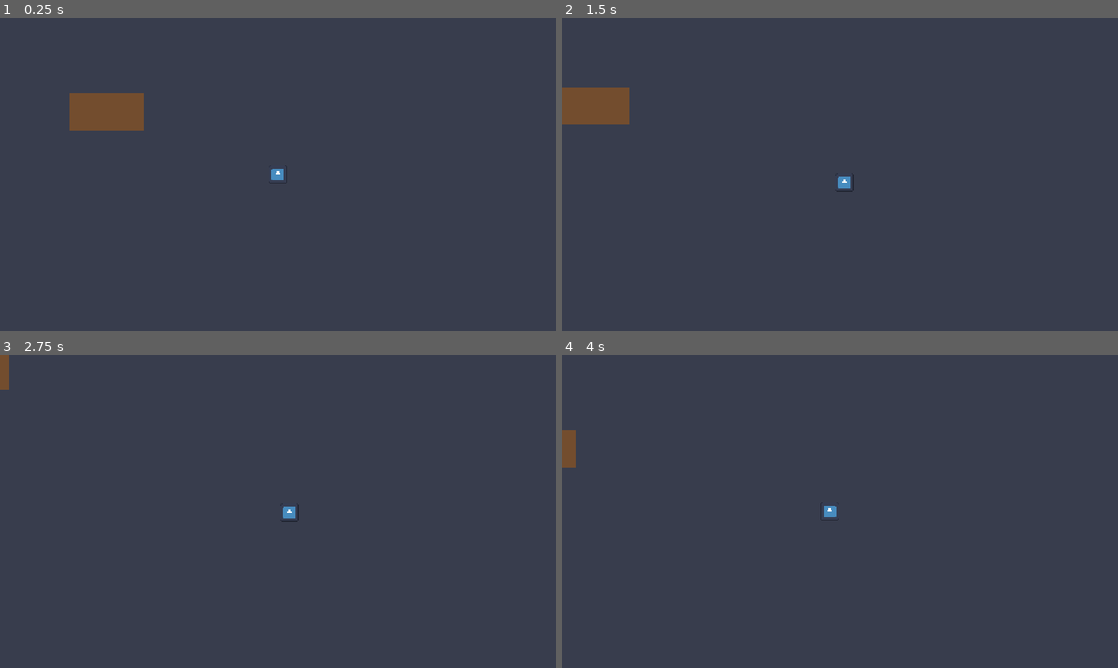
Above: before the commit, frames 1-4 (two rows, left to right).
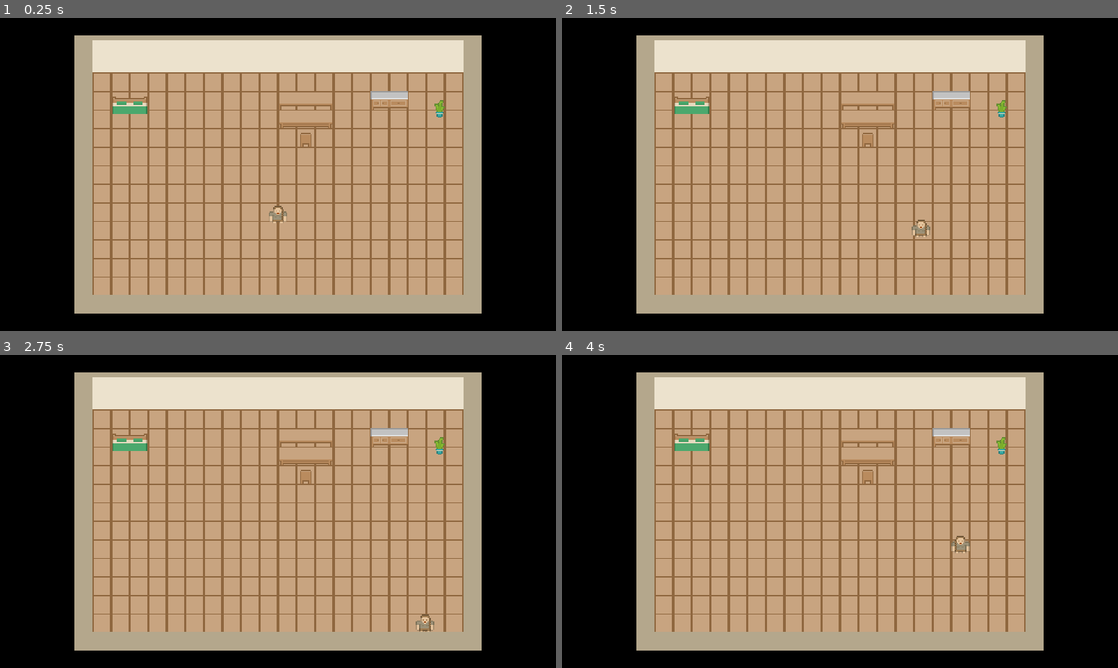
Above: after the commit, the same moments.

Repository: ddziekon/korpo-symulator
Game: Godot game, scene res://scenes/rooms/player_room.tscn
Two runs of this game, one before a commit and one after it. Both use one fixed random seed, a clock stepped at 60 frames per second and the inputs below. Before the commit the project starts from res://scenes/main.tscn. The engine's default icon, where the game draws it, is replaced by a stand-in: a white triangle on a blue panel in a dark square.
Inputs:
- Up to frame 1 (0.25 s): no input
- Up to frame 2 (1.5 s): tap Enter at 0.5 s; hold D (move_right) 0.53-1.28 s; hold S (move_down) from 1.28 s (still down)
- Up to frame 3 (2.75 s): release S (move_down) at 2.03 s; hold D (move_right) from 2.03 s (still down)
- Up to frame 4 (4 s): release D (move_right) at 2.78 s; hold W (move_up) 2.78-3.53 s; hold A (move_left) from 3.53 s (still down)

The runs differ from the first frame. In frame 1, 100% of the frame differs, in the area x 0-100%, y 0-100%; in frame 2, 100%; in frame 3, 100%; in frame 4, 100%.

Commit message:
Pokoj gracza: podloga, sciany, meble (Furniture), Y-sort, kamera wysrodkowana

Diff:
--- a/project.godot
+++ b/project.godot
@@ -11,7 +11,7 @@
 [application]
 
 config/name="Korpo_symulator"
-run/main_scene="res://scenes/main.tscn"
+run/main_scene="res://scenes/rooms/player_room.tscn"
 config/features=PackedStringArray("4.7", "Forward Plus")
 config/icon="res://icon.svg"
 
@@ -69,5 +69,6 @@
 
 rendering_device/driver.windows="d3d12"
 textures/canvas_textures/default_texture_filter=0
+environment/defaults/default_clear_color=Color(0, 0, 0, 1)
 2d/snap/snap_2d_transforms_to_pixel=true
 2d/snap/snap_2d_vertices_to_pixel=true
--- a/scenes/main.tscn
+++ /dev/null
@@ -1,56 +0,0 @@
-[gd_scene load_steps=8 format=3]
-
-[ext_resource type="PackedScene" path="res://scenes/player/player.tscn" id="1_player"]
-
-[sub_resource type="RectangleShape2D" id="RectangleShape2D_horizontal"]
-size = Vector2(960, 16)
-
-[sub_resource type="RectangleShape2D" id="RectangleShape2D_vertical"]
-size = Vector2(16, 540)
-
-[sub_resource type="RectangleShape2D" id="RectangleShape2D_obstacle"]
-size = Vector2(64, 32)
-
-[node name="Main" type="Node2D"]
-
-[node name="Floor" type="ColorRect" parent="."]
-offset_right = 960.0
-offset_bottom = 540.0
-color = Color(0.22, 0.24, 0.3, 1)
-
-[node name="ObstacleVisual" type="ColorRect" parent="."]
-offset_left = 300.0
-offset_top = 200.0
-offset_right = 364.0
-offset_bottom = 232.0
-color = Color(0.45, 0.3, 0.18, 1)
-
-[node name="Walls" type="StaticBody2D" parent="."]
-collision_mask = 0
-
-[node name="WallTop" type="CollisionShape2D" parent="Walls"]
-position = Vector2(480, -8)
-shape = SubResource("RectangleShape2D_horizontal")
-
-[node name="WallBottom" type="CollisionShape2D" parent="Walls"]
-position = Vector2(480, 548)
-shape = SubResource("RectangleShape2D_horizontal")
-
-[node name="WallLeft" type="CollisionShape2D" parent="Walls"]
-position = Vector2(-8, 270)
-shape = SubResource("RectangleShape2D_vertical")
-
-[node name="WallRight" type="CollisionShape2D" parent="Walls"]
-position = Vector2(968, 270)
-shape = SubResource("RectangleShape2D_vertical")
-
-[node name="ObstacleShape" type="CollisionShape2D" parent="Walls"]
-position = Vector2(332, 216)
-shape = SubResource("RectangleShape2D_obstacle")
-
-[node name="Player" parent="." instance=ExtResource("1_player")]
-position = Vector2(480, 270)
-
-[node name="Camera2D" parent="Player" index="4"]
-use_world_bounds = true
-world_bounds = Rect2i(0, 0, 960, 540)
--- a/scenes/player/player.tscn
+++ b/scenes/player/player.tscn
@@ -3,7 +3,7 @@
 [ext_resource type="Script" path="res://scripts/player/player.gd" id="1_player"]
 [ext_resource type="Script" path="res://scripts/components/movement_component.gd" id="2_move"]
 [ext_resource type="Script" path="res://scripts/camera/follow_camera.gd" id="3_cam"]
-[ext_resource type="Texture2D" path="res://icon.svg" id="4_icon"]
+[ext_resource type="Texture2D" path="res://assets/kenney/characters/roguelikeChar_transparent.png" id="4_chars"]
 
 [sub_resource type="RectangleShape2D" id="RectangleShape2D_feet"]
 size = Vector2(10, 6)
@@ -18,11 +18,13 @@
 interaction_point = NodePath("InteractionPoint")
 
 [node name="Sprite2D" type="Sprite2D" parent="."]
-scale = Vector2(0.125, 0.125)
-texture = ExtResource("4_icon")
+position = Vector2(0, -8)
+texture = ExtResource("4_chars")
+region_enabled = true
+region_rect = Rect2(0, 119, 16, 16)
 
 [node name="CollisionShape2D" type="CollisionShape2D" parent="."]
-position = Vector2(0, 5)
+position = Vector2(0, -3)
 shape = SubResource("RectangleShape2D_feet")
 
 [node name="MovementComponent" type="Node" parent="." node_paths=PackedStringArray("body")]
@@ -30,7 +32,8 @@
 body = NodePath("..")
 
 [node name="InteractionPoint" type="Marker2D" parent="."]
-position = Vector2(0, 12)
+position = Vector2(0, 6)
 
 [node name="Camera2D" type="Camera2D" parent="."]
+position = Vector2(0, -8)
 script = ExtResource("3_cam")
--- /dev/null
+++ b/scenes/props/furniture.tscn
@@ -0,0 +1,13 @@
+[gd_scene load_steps=3 format=3]
+
+[ext_resource type="Script" path="res://scripts/props/furniture.gd" id="1_furniture"]
+
+[sub_resource type="RectangleShape2D" id="RectangleShape2D_default"]
+
+[node name="Furniture" type="StaticBody2D" node_paths=PackedStringArray("collision_shape")]
+collision_mask = 0
+script = ExtResource("1_furniture")
+collision_shape = NodePath("CollisionShape2D")
+
+[node name="CollisionShape2D" type="CollisionShape2D" parent="."]
+shape = SubResource("RectangleShape2D_default")
--- /dev/null
+++ b/scenes/rooms/player_room.tscn
@@ -0,0 +1,123 @@
+[gd_scene load_steps=14 format=3]
+
+[ext_resource type="Script" path="res://scripts/rooms/room.gd" id="1_room"]
+[ext_resource type="PackedScene" path="res://scenes/player/player.tscn" id="2_player"]
+[ext_resource type="PackedScene" path="res://scenes/props/furniture.tscn" id="3_furniture"]
+[ext_resource type="Texture2D" path="res://assets/kenney/indoors/roguelikeIndoor_transparent.png" id="4_sheet"]
+
+[sub_resource type="TileSetAtlasSource" id="TileSetAtlasSource_indoors"]
+texture = ExtResource("4_sheet")
+separation = Vector2i(1, 1)
+texture_region_size = Vector2i(16, 16)
+5:0/0 = 0
+
+[sub_resource type="TileSet" id="TileSet_indoors"]
+sources/0 = SubResource("TileSetAtlasSource_indoors")
+
+[sub_resource type="RectangleShape2D" id="RectangleShape2D_top"]
+size = Vector2(352, 32)
+
+[sub_resource type="RectangleShape2D" id="RectangleShape2D_bottom"]
+size = Vector2(352, 16)
+
+[sub_resource type="RectangleShape2D" id="RectangleShape2D_side"]
+size = Vector2(16, 192)
+
+[node name="PlayerRoom" type="Node2D" node_paths=PackedStringArray("floor_layer", "camera")]
+script = ExtResource("1_room")
+floor_layer = NodePath("Floor")
+camera = NodePath("YSort/Player/Camera2D")
+
+[node name="Floor" type="TileMapLayer" parent="."]
+tile_set = SubResource("TileSet_indoors")
+
+[node name="Walls" type="Node2D" parent="."]
+
+[node name="TopFace" type="ColorRect" parent="Walls"]
+offset_top = -28.0
+offset_right = 320.0
+color = Color(0.925, 0.886, 0.804, 1)
+
+[node name="TopBorder" type="ColorRect" parent="Walls"]
+offset_left = -16.0
+offset_top = -32.0
+offset_right = 336.0
+offset_bottom = -28.0
+color = Color(0.706, 0.655, 0.549, 1)
+
+[node name="LeftBorder" type="ColorRect" parent="Walls"]
+offset_left = -16.0
+offset_top = -32.0
+offset_bottom = 208.0
+color = Color(0.706, 0.655, 0.549, 1)
+
+[node name="RightBorder" type="ColorRect" parent="Walls"]
+offset_left = 320.0
+offset_top = -32.0
+offset_right = 336.0
+offset_bottom = 208.0
+color = Color(0.706, 0.655, 0.549, 1)
+
+[node name="BottomBorder" type="ColorRect" parent="Walls"]
+offset_left = -16.0
+offset_top = 192.0
+offset_right = 336.0
+offset_bottom = 208.0
+color = Color(0.706, 0.655, 0.549, 1)
+
+[node name="WallBody" type="StaticBody2D" parent="Walls"]
+collision_mask = 0
+
+[node name="WallTop" type="CollisionShape2D" parent="Walls/WallBody"]
+position = Vector2(160, -16)
+shape = SubResource("RectangleShape2D_top")
+
+[node name="WallBottom" type="CollisionShape2D" parent="Walls/WallBody"]
+position = Vector2(160, 200)
+shape = SubResource("RectangleShape2D_bottom")
+
+[node name="WallLeft" type="CollisionShape2D" parent="Walls/WallBody"]
+position = Vector2(-8, 96)
+shape = SubResource("RectangleShape2D_side")
+
+[node name="WallRight" type="CollisionShape2D" parent="Walls/WallBody"]
+position = Vector2(328, 96)
+shape = SubResource("RectangleShape2D_side")
+
+[node name="YSort" type="Node2D" parent="."]
+y_sort_enabled = true
+
+[node name="Player" parent="YSort" instance=ExtResource("2_player")]
+position = Vector2(160, 130)
+
+[node name="Bed" parent="YSort" instance=ExtResource("3_furniture")]
+position = Vector2(32, 36)
+sheet = ExtResource("4_sheet")
+origin_cell = Vector2i(12, 7)
+size_cells = Vector2i(2, 1)
+collision_size = Vector2(30, 12)
+
+[node name="Desk" parent="YSort" instance=ExtResource("3_furniture")]
+position = Vector2(184, 48)
+sheet = ExtResource("4_sheet")
+size_cells = Vector2i(3, 2)
+collision_size = Vector2(46, 20)
+
+[node name="Chair" parent="YSort" instance=ExtResource("3_furniture")]
+position = Vector2(184, 68)
+sheet = ExtResource("4_sheet")
+origin_cell = Vector2i(1, 3)
+collision_size = Vector2(12, 8)
+
+[node name="Dresser" parent="YSort" instance=ExtResource("3_furniture")]
+position = Vector2(256, 32)
+sheet = ExtResource("4_sheet")
+origin_cell = Vector2i(0, 12)
+size_cells = Vector2i(2, 1)
+collision_size = Vector2(30, 12)
+
+[node name="Plant" parent="YSort" instance=ExtResource("3_furniture")]
+position = Vector2(300, 40)
+sheet = ExtResource("4_sheet")
+origin_cell = Vector2i(16, 0)
+collision_size = Vector2(8, 6)
--- a/scripts/camera/follow_camera.gd
+++ b/scripts/camera/follow_camera.gd
@@ -16,9 +16,14 @@
 		apply_world_bounds(world_bounds)
 
 
-## Ustawia granice kamery, np. po wczytaniu nowego poziomu.
+## Ustawia granice kamery. Jeśli świat jest mniejszy niż ekran, kamera zostaje wyśrodkowana na nim.
+@warning_ignore("integer_division")
 func apply_world_bounds(bounds: Rect2i) -> void:
-	limit_left = bounds.position.x
-	limit_top = bounds.position.y
-	limit_right = bounds.end.x
-	limit_bottom = bounds.end.y
+	var view_size: Vector2i = Vector2i(get_viewport_rect().size)
+	var extra_x: int = maxi(view_size.x - bounds.size.x, 0)
+	var extra_y: int = maxi(view_size.y - bounds.size.y, 0)
+	limit_left = bounds.position.x - extra_x / 2
+	limit_top = bounds.position.y - extra_y / 2
+	limit_right = bounds.end.x + extra_x - extra_x / 2
+	limit_bottom = bounds.end.y + extra_y - extra_y / 2
+	reset_smoothing()
--- a/scripts/player/player.gd
+++ b/scripts/player/player.gd
@@ -5,8 +5,10 @@
 @export var movement: MovementComponent
 @export var sprite: Sprite2D
 @export var interaction_point: Marker2D
-## Odległość punktu interakcji od środka postaci (w pikselach).
+## Odległość punktu interakcji od środka ciała postaci (w pikselach).
 @export_range(0.0, 64.0, 1.0) var interaction_distance: float = 12.0
+## Środek ciała względem pozycji węzła (pozycja węzła to stopy, potrzebne do Y-sortu).
+@export var body_center: Vector2 = Vector2(0.0, -6.0)
 
 
 func _ready() -> void:
@@ -17,7 +19,7 @@
 
 func _on_direction_changed(direction: Vector2) -> void:
 	if interaction_point != null:
-		interaction_point.position = direction * interaction_distance
+		interaction_point.position = body_center + direction * interaction_distance
 	# Odbijamy sprite tylko przy ruchu poziomym, żeby nie migał przy ruchu góra/dół.
 	if sprite != null and not is_zero_approx(direction.x):
 		sprite.flip_h = direction.x < 0.0
--- /dev/null
+++ b/scripts/props/furniture.gd
@@ -0,0 +1,49 @@
+class_name Furniture
+extends StaticBody2D
+## Mebel zbudowany z kafelków arkusza. Pozycja węzła to dolny środek mebla (potrzebne do Y-sortu).
+
+## Rozmiar kafelka w pikselach.
+const CELL_SIZE: int = 16
+## Krok w arkuszu: kafelek 16 px + 1 px odstępu.
+const CELL_STEP: int = 17
+
+@export var sheet: Texture2D
+## Lewy górny kafelek mebla w arkuszu (kolumna, wiersz).
+@export var origin_cell: Vector2i = Vector2i.ZERO
+## Ile kafelków zajmuje mebel (szerokość, wysokość).
+@export var size_cells: Vector2i = Vector2i.ONE
+## Rozmiar kolizji u podstawy mebla (w pikselach).
+@export var collision_size: Vector2 = Vector2(16.0, 8.0)
+@export var collision_shape: CollisionShape2D
+
+
+func _ready() -> void:
+	assert(sheet != null, "Furniture: brak przypisanego arkusza 'sheet'.")
+	assert(collision_shape != null, "Furniture: brak przypisanego 'collision_shape'.")
+	_build_sprites()
+	_build_collision()
+
+
+func _build_sprites() -> void:
+	var total_size: Vector2 = Vector2(size_cells * CELL_SIZE)
+	var top_left: Vector2 = Vector2(-total_size.x / 2.0, -total_size.y)
+	# Każdy kafelek to osobny Sprite2D, bo w arkuszu między kafelkami jest 1 px odstępu.
+	for x: int in size_cells.x:
+		for y: int in size_cells.y:
+			var cell: Vector2i = origin_cell + Vector2i(x, y)
+			var atlas: AtlasTexture = AtlasTexture.new()
+			atlas.atlas = sheet
+			atlas.region = Rect2(Vector2(cell * CELL_STEP), Vector2(CELL_SIZE, CELL_SIZE))
+			var tile_sprite: Sprite2D = Sprite2D.new()
+			tile_sprite.texture = atlas
+			tile_sprite.centered = false
+			tile_sprite.position = top_left + Vector2(x * CELL_SIZE, y * CELL_SIZE)
+			add_child(tile_sprite)
+
+
+func _build_collision() -> void:
+	# Nowy kształt dla każdej instancji, żeby meble nie dzieliły jednego zasobu.
+	var shape: RectangleShape2D = RectangleShape2D.new()
+	shape.size = collision_size
+	collision_shape.shape = shape
+	collision_shape.position = Vector2(0.0, -collision_size.y / 2.0)
--- /dev/null
+++ b/scripts/rooms/room.gd
@@ -0,0 +1,25 @@
+class_name Room
+extends Node2D
+## Pokój: maluje podłogę i ustawia granice kamery.
+
+@export var floor_layer: TileMapLayer
+@export var camera: FollowCamera
+## Rozmiar podłogi w kafelkach.
+@export var floor_size_cells: Vector2i = Vector2i(20, 12)
+## Współrzędne kafelka podłogi w arkuszu (kolumna, wiersz).
+@export var floor_tile_coords: Vector2i = Vector2i(5, 0)
+## Granice kamery w pikselach (podłoga razem ze ścianami).
+@export var camera_bounds: Rect2i = Rect2i(-16, -32, 352, 240)
+
+
+func _ready() -> void:
+	assert(floor_layer != null, "Room: brak przypisanej 'floor_layer'.")
+	assert(camera != null, "Room: brak przypisanej 'camera'.")
+	_paint_floor()
+	camera.apply_world_bounds(camera_bounds)
+
+
+func _paint_floor() -> void:
+	for x: int in floor_size_cells.x:
+		for y: int in floor_size_cells.y:
+			floor_layer.set_cell(Vector2i(x, y), 0, floor_tile_coords)
Not shown, added: scripts/props/furniture.gd.uid
Not shown, added: scripts/rooms/room.gd.uid
